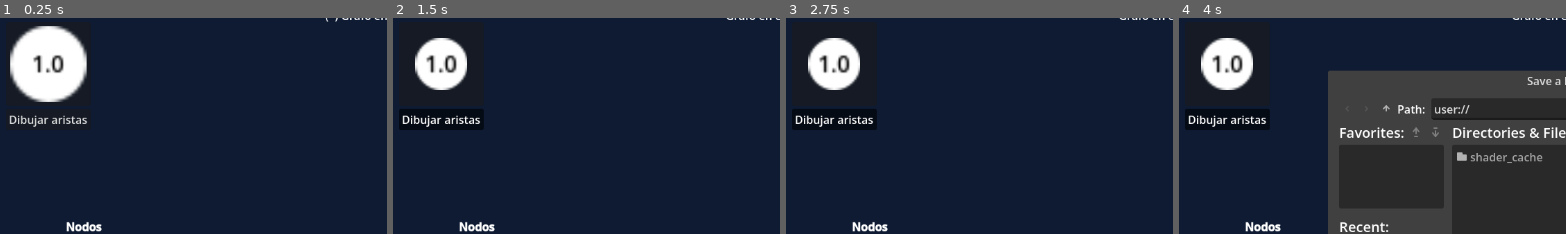
Above: before the commit, frames 1-4 (left to right).
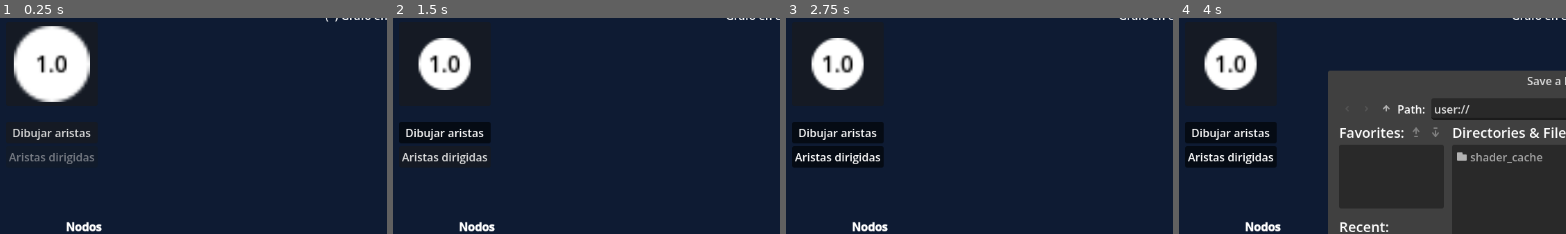
Above: after the commit, the same moments.

Repository: Andresit1524/graphim
Game: Godot game, scene res://assets/world/world.tscn
The game is run twice, just before and just after one commit, with the same random seed, the same clock (stepped at 60 frames per second) and the same inputs.
Inputs (mouse positions are % of the whole screen's width and height, from its top left):
- Up to frame 1 (0.25 s): no input
- Up to frame 2 (1.5 s): click "Dibujar aristas" at 0.5 s; click "Guardar" at 1.25 s
- Up to frame 3 (2.75 s): click (7, 35) at 2 s, where only the run after the commit has a clickable "Aristas dirigidas"
- Up to frame 4 (4 s): click "Guardar como" at 2.75 s; click (49, 66) at 3.52 s; type "12" at 3.6 s
The pictures show only the part of the screen within x 0-50%, y 3-53%; the shares and areas given below are measured in that part.

The runs differ from the first frame. In frame 1, 3.4% of the frame differs, in the area x 2-25%, y 3-68%; in frame 2, 4.7%; in frame 3, 6.4%, in the area x 1-26%, y 9-69%; in frame 4, 6.4%.

Commit message:
Botónes para dibujar aristas dirigidas y normales

Diff:
--- a/assets/world/ui.gd
+++ b/assets/world/ui.gd
@@ -2,7 +2,7 @@
 
 
 ## Lista de botones
-@onready var buttons: Buttons = %Buttons
+@onready var action_buttons: Buttons = %Actions
 ## Texto de la lista de objetos
 @onready var nodes_list_text: RichTextLabel = %Text
 ## Etiqueta de FPS
@@ -91,7 +91,7 @@
 func _unhandled_input(event: InputEvent) -> void:
 	# Resetea el botón de borrar si se clica por fuera
 	if event is InputEventMouseButton and event.is_pressed():
-		buttons.has_delete_button_pressed = false
+		action_buttons.has_delete_button_pressed = false
 
 
 #endregion
--- a/assets/world/world.gd
+++ b/assets/world/world.gd
@@ -14,6 +14,8 @@
 
 ## Interfaz
 @onready var ui: UI = %UI
+## Botón para dibujar aristas
+@onready var directed_button: Button = %DirectedButton
 ## Ventana de guardado
 @onready var save_load_dialog: FileDialog = %SaveDialog
 
@@ -28,6 +30,8 @@
 
 ## Indica si estamos dibujando aristas
 var drawing_edges := false
+## Indica si estamos dibujando aristas dirigidas o no
+var drawing_directed := false
 
 
 # Variables temporales para el dibujado de aristas
@@ -37,10 +41,10 @@
 
 func _ready() -> void:
 	# Conecta la interfaz a las funciones del grafo
-	ui.buttons.delete.connect(_delete_graph)
-	ui.buttons.save.connect(_save_graph)
-	ui.buttons.save_as.connect(_save_graph_as)
-	ui.buttons.load.connect(_load_graph)
+	ui.action_buttons.delete.connect(_delete_graph)
+	ui.action_buttons.save.connect(_save_graph)
+	ui.action_buttons.save_as.connect(_save_graph_as)
+	ui.action_buttons.load.connect(_load_graph)
 
 	# Conecta el archivo actual a la interfaz
 	current_file_changed.connect(ui.set_file_name)
@@ -193,6 +197,7 @@
 	edges.add_child(new_edge, true)
 	new_edge.data.start_node = current_start_for_new_edge
 	new_edge.data.end_node = current_end_for_new_edge
+	new_edge.data.directed = drawing_directed
 	new_edge.data.refresh()
 
 	# Resetea los nodos para nueva arista
@@ -225,9 +230,21 @@
 #endregion
 
 
+#region Botones
+
+
 ## Actualiza el estado del dibujado de grafos
 func _on_draw_button_pressed() -> void:
 	drawing_edges = not drawing_edges
+	directed_button.disabled = not drawing_edges
+
 	if not drawing_edges:
 		current_end_for_new_edge = null
 		current_start_for_new_edge = null
+
+
+func _on_directed_button_pressed() -> void:
+	drawing_directed = not drawing_directed
+
+
+#endregion
--- a/assets/world/world.tscn
+++ b/assets/world/world.tscn
@@ -41,14 +41,14 @@
 metadata/_edit_use_anchors_ = true
 metadata/_edit_lock_ = true
 
-[node name="VBoxContainer" type="VBoxContainer" parent="CanvasLayer/UI" unique_id=1736146907]
+[node name="Tools" type="VBoxContainer" parent="CanvasLayer/UI" unique_id=1736146907]
 layout_mode = 0
 offset_left = 42.0
 offset_top = 42.0
 offset_right = 82.0
 offset_bottom = 82.0
 
-[node name="DragInstancer" parent="CanvasLayer/UI/VBoxContainer" unique_id=704335588 node_paths=PackedStringArray("instances_node") instance=ExtResource("2_lh2ud")]
+[node name="DragInstancer" parent="CanvasLayer/UI/Tools" unique_id=704335588 node_paths=PackedStringArray("instances_node") instance=ExtResource("2_lh2ud")]
 custom_minimum_size = Vector2(121, 121)
 layout_mode = 2
 scene = ExtResource("3_hqvew")
@@ -58,13 +58,24 @@
 reset_instance_size = true
 metadata/_edit_use_anchors_ = true
 
-[node name="DrawButton" type="Button" parent="CanvasLayer/UI/VBoxContainer" unique_id=195797117]
+[node name="Space" type="Control" parent="CanvasLayer/UI/Tools" unique_id=256447797]
+custom_minimum_size = Vector2(0, 15)
+layout_mode = 2
+
+[node name="DrawButton" type="Button" parent="CanvasLayer/UI/Tools" unique_id=195797117]
 unique_name_in_owner = true
 layout_mode = 2
 toggle_mode = true
 text = "Dibujar aristas"
 
-[node name="Buttons" type="VBoxContainer" parent="CanvasLayer/UI" unique_id=1010987770]
+[node name="DirectedButton" type="Button" parent="CanvasLayer/UI/Tools" unique_id=1452687321]
+unique_name_in_owner = true
+layout_mode = 2
+disabled = true
+toggle_mode = true
+text = "Aristas dirigidas"
+
+[node name="Actions" type="VBoxContainer" parent="CanvasLayer/UI" unique_id=1010987770]
 unique_name_in_owner = true
 layout_mode = 1
 anchors_preset = 1
@@ -77,22 +88,22 @@
 grow_horizontal = 0
 script = ExtResource("4_truut")
 
-[node name="SaveButton" type="Button" parent="CanvasLayer/UI/Buttons" unique_id=1891996649]
+[node name="SaveButton" type="Button" parent="CanvasLayer/UI/Actions" unique_id=1891996649]
 unique_name_in_owner = true
 layout_mode = 2
 text = "Guardar"
 
-[node name="SaveAsButton" type="Button" parent="CanvasLayer/UI/Buttons" unique_id=1456769782]
+[node name="SaveAsButton" type="Button" parent="CanvasLayer/UI/Actions" unique_id=1456769782]
 unique_name_in_owner = true
 layout_mode = 2
 text = "Guardar como"
 
-[node name="DeleteButton" type="Button" parent="CanvasLayer/UI/Buttons" unique_id=2133434705]
+[node name="DeleteButton" type="Button" parent="CanvasLayer/UI/Actions" unique_id=2133434705]
 unique_name_in_owner = true
 layout_mode = 2
 text = "Borrar todo"
 
-[node name="LoadButton" type="Button" parent="CanvasLayer/UI/Buttons" unique_id=1490635578]
+[node name="LoadButton" type="Button" parent="CanvasLayer/UI/Actions" unique_id=1490635578]
 unique_name_in_owner = true
 layout_mode = 2
 text = "Cargar"
@@ -165,8 +176,9 @@
 
 [node name="Camera2D" type="Camera2D" parent="." unique_id=1279360004]
 
-[connection signal="pressed" from="CanvasLayer/UI/VBoxContainer/DrawButton" to="." method="_on_draw_button_pressed"]
-[connection signal="pressed" from="CanvasLayer/UI/Buttons/SaveButton" to="CanvasLayer/UI/Buttons" method="_on_save_button_pressed"]
-[connection signal="pressed" from="CanvasLayer/UI/Buttons/SaveAsButton" to="CanvasLayer/UI/Buttons" method="_on_save_as_button_pressed"]
-[connection signal="pressed" from="CanvasLayer/UI/Buttons/DeleteButton" to="CanvasLayer/UI/Buttons" method="_on_delete_button_pressed"]
-[connection signal="pressed" from="CanvasLayer/UI/Buttons/LoadButton" to="CanvasLayer/UI/Buttons" method="_on_load_button_pressed"]
+[connection signal="pressed" from="CanvasLayer/UI/Tools/DrawButton" to="." method="_on_draw_button_pressed"]
+[connection signal="pressed" from="CanvasLayer/UI/Tools/DirectedButton" to="." method="_on_directed_button_pressed"]
+[connection signal="pressed" from="CanvasLayer/UI/Actions/SaveButton" to="CanvasLayer/UI/Actions" method="_on_save_button_pressed"]
+[connection signal="pressed" from="CanvasLayer/UI/Actions/SaveAsButton" to="CanvasLayer/UI/Actions" method="_on_save_as_button_pressed"]
+[connection signal="pressed" from="CanvasLayer/UI/Actions/DeleteButton" to="CanvasLayer/UI/Actions" method="_on_delete_button_pressed"]
+[connection signal="pressed" from="CanvasLayer/UI/Actions/LoadButton" to="CanvasLayer/UI/Actions" method="_on_load_button_pressed"]
